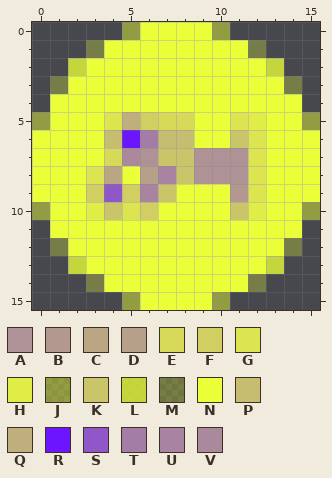
Edited in one commit: pixel-art sprite (client/public/assets/favicon-16x16.png). Above: the version before the commit.
The file is 16x16 pixels. Pixels under 10% opacity are left out. Colours within 5 levels of each other are drawn and written as one.
Palette (. is transparent): A #af9295  B #b39890  C #bba684  D #b7a089  E #d7d958  F #d1cf61  G #dce44f  H #e1ed47  J #ebff3675  K #cbc56a  L #eaff37c6  M #eeff374a  N #ebff38  P #c7bd70  Q #bfaf7c  R #6c16ff  S #8f57c8  T #a47da7  U #a883a2  V #ab899c
The result:
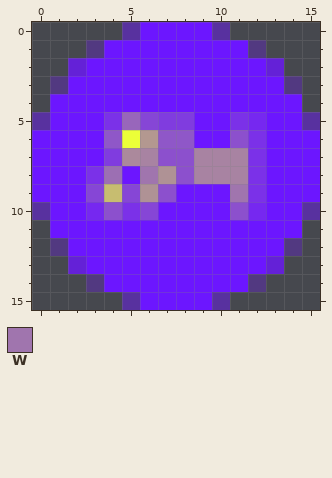
Colours new in this view: W #a075ae
Changes in this commit:
colour A: #af9295 -> #a883a2
colour C: #bba684 -> #9c6fb3
colour E: #d7d958 -> #803cdf
colour F: #d1cf61 -> #8646d6
colour G: #dce44f -> #7b31e8
colour H: #e1ed47 -> #7628f0
colour J: #ebff3675 -> #6d16ff75
colour K: #cbc56a -> #8c50cd
colour L: #eaff37c6 -> #6c16ffc6
colour M: #eeff374a -> #6e15ff4a
colour N: #ebff38 -> #6c16ff
colour P: #c7bd70 -> #8f57c8
colour Q: #bfaf7c -> #9866bb
colour R: #6c16ff -> #ebff38
colour S: #8f57c8 -> #c7bd70
colour U: #a883a2 -> #af9295
Changed rows in their new state; - is a pixel that keeps its letter.
first column x 6:
 6 B-----
 8 W-----
 9 -----W
Pixel boxes of the changes (left, top, right, bottom) in both pictures:
changed: (32, 22, 320, 310)
